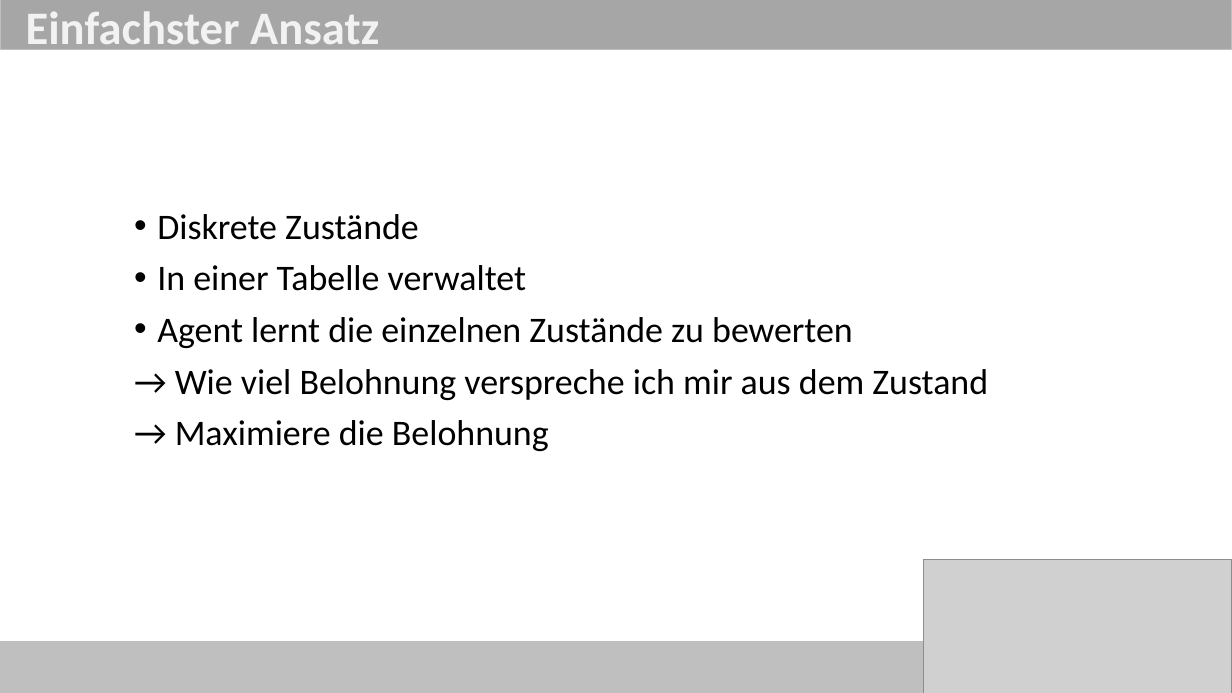
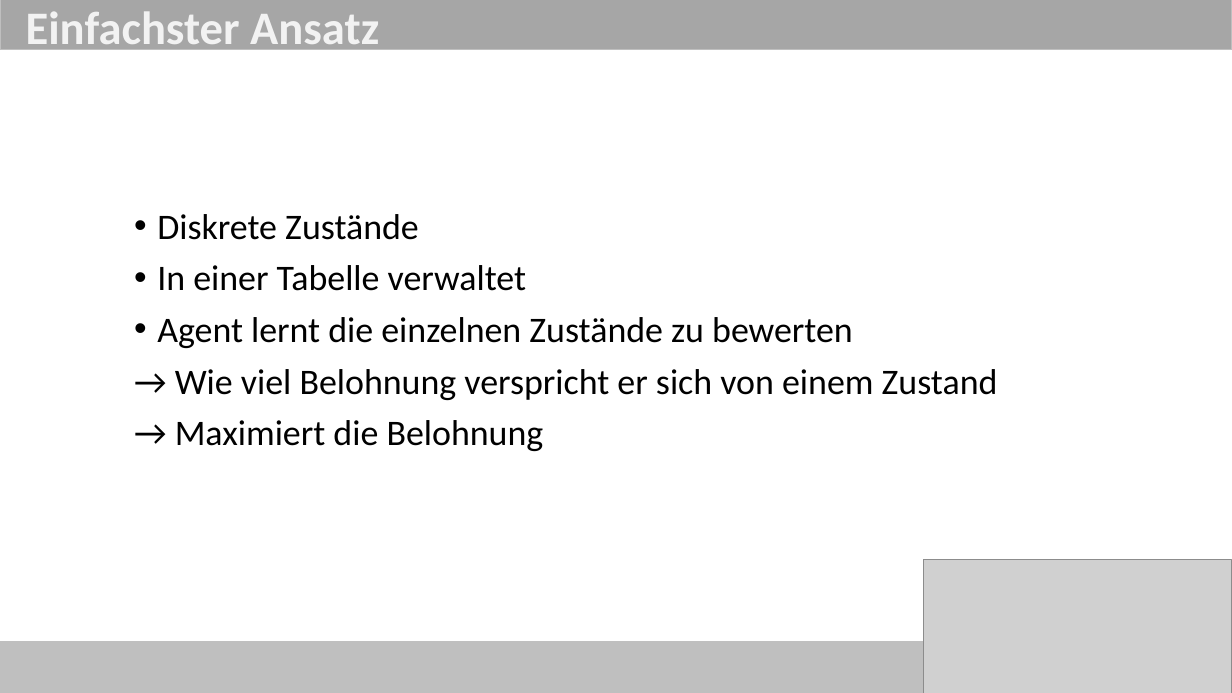
Before and after one commit to ob-algdatii-ss18/leistungsnachweis-firststeptoworlddomination, a slide deck: slide 5 of Reinforcement Learning.pptx. Drawn at 1232x693 pixels with LibreOffice and Linux fonts; fonts in the diff are those of the drawing; grey boxes stand for pictures. Boxes give left, top, right and bottom in pixels: in the first picture for what was removed or moved away, otherwise in the second. Text is boxed around its words. In the diff, an @@ line names an element or a change of style, - is before the commit and + after.

Commit message:
Presentation

```diff
--- a/Reinforcement Learning.pptx
+++ b/Reinforcement Learning.pptx
@@ text at bbox=[175, 369, 998, 451]: text changed @@
-→ Wie viel Belohnung verspreche ich mir aus dem Zustand
-→ Maximiere die Belohnung
+→ Wie viel Belohnung verspricht er sich von einem Zustand
+→ Maximiert die Belohnung
```
Also in this commit, not shown: 3 other slides changed, 2 slides added.
